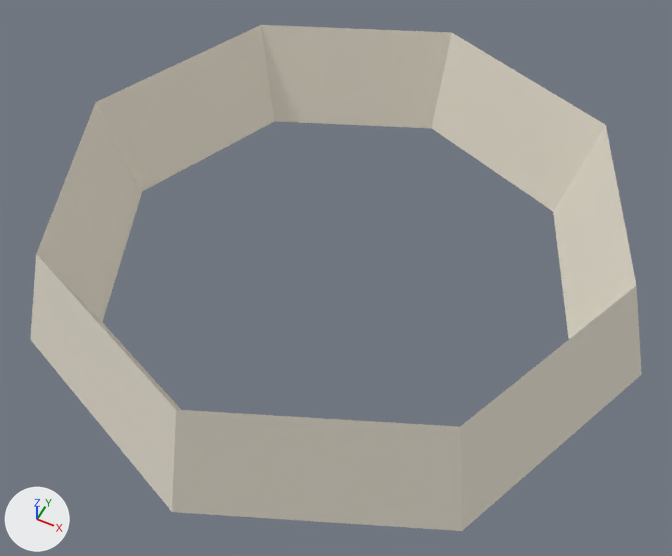
The OBJ model arcade/assets/meshes/shockwave_ring.obj: old version first, new version second.
One viewpoint serves both versions: a 50 mm camera at (0.919, -1.867, 2.257) aimed at (0.043, -0.114, 0.066). The axes (+X, +Y, +Z) are drawn at lower left. The lights are the same throughout. The first picture is the older version. Where no turn or scale is listed for an object, it has been applied to the vertices. Vertices at exactly the same position are counted once.

In view in the first picture: 'shockwave_ring'.
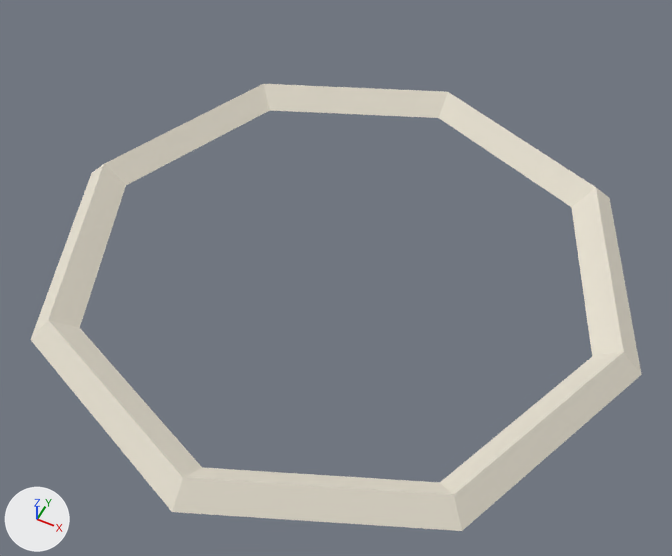
Pixel boxes (x1, y1, x2, y2) of what changed, in the pictures (672 x 556 px):
'shockwave_ring', reshaped (12% shorter): before (30, 25, 642, 531); after (31, 84, 642, 531)

The change, as a list of edits to the scene's bpy script:
```text
Change me_shockwave_ring:
    used by ob_shockwave_ring; location = (0.0, 0.0, 0.0)
    remove me_shockwave_ring.from_pydata(...)  # 24 vertices, 16 faces; spans x -1.0..1.0, y -1.0..1.0, z 0.0..0.35
    add me_shockwave_ring.from_pydata(...)  # 24 vertices, 16 faces; spans x -1.0..1.0, y -1.0..1.0, z 0.0..0.07
    me_shockwave_ring part 1
    me_shockwave_ring.vertices[2].co: (0.9, 0.0, 0.35) -> (0.93, 0.0, 0.07)  # pixel (636, 285) -> pixel (623, 351)
    me_shockwave_ring.vertices[3].co: (0.64, -0.64, 0.35) -> (0.66, -0.66, 0.07)  # pixel (459, 426) -> pixel (453, 494)
    me_shockwave_ring.vertices[4].co: (0.78, 0.0, 0.0) -> (0.85, 0.0, 0.0)  # not seen -> pixel (592, 356)
    me_shockwave_ring.vertices[5].co: (0.55, -0.55, 0.0) -> (0.6, -0.6, 0.0)  # not seen -> pixel (439, 482)
    me_shockwave_ring.vertices[7].co: (0.0, -0.9, 0.35) -> (0.0, -0.93, 0.07)  # pixel (175, 409) -> pixel (183, 477)
    me_shockwave_ring.vertices[8].co: (0.0, -0.78, 0.0) -> (0.0, -0.85, 0.0)  # not seen -> pixel (202, 467)
    me_shockwave_ring.vertices[10].co: (-0.64, -0.64, 0.35) -> (-0.66, -0.66, 0.07)  # pixel (36, 253) -> pixel (48, 319)
    me_shockwave_ring.vertices[11].co: (-0.55, -0.55, 0.0) -> (-0.6, -0.6, 0.0)  # pixel (102, 322) -> pixel (79, 327)
    me_shockwave_ring.vertices[13].co: (-0.9, 0.0, 0.35) -> (-0.93, 0.0, 0.07)  # pixel (95, 102) -> pixel (103, 163)
    me_shockwave_ring.vertices[14].co: (-0.78, 0.0, 0.0) -> (-0.85, 0.0, 0.0)  # pixel (142, 191) -> pixel (126, 185)
    me_shockwave_ring.vertices[16].co: (-0.64, 0.64, 0.35) -> (-0.66, 0.66, 0.07)  # pixel (260, 25) -> pixel (263, 83)
    me_shockwave_ring.vertices[17].co: (-0.55, 0.55, 0.0) -> (-0.6, 0.6, 0.0)  # pixel (274, 121) -> pixel (269, 110)
    me_shockwave_ring.vertices[19].co: (0.0, 0.9, 0.35) -> (0.0, 0.93, 0.07)  # pixel (451, 32) -> pixel (448, 91)
    me_shockwave_ring.vertices[20].co: (0.0, 0.78, 0.0) -> (0.0, 0.85, 0.0)  # pixel (431, 128) -> pixel (438, 118)
    me_shockwave_ring.vertices[22].co: (0.64, 0.64, 0.35) -> (0.66, 0.66, 0.07)  # pixel (605, 125) -> pixel (595, 187)
    me_shockwave_ring.vertices[23].co: (0.55, 0.55, 0.0) -> (0.6, 0.6, 0.0)  # pixel (553, 211) -> pixel (571, 207)
```
